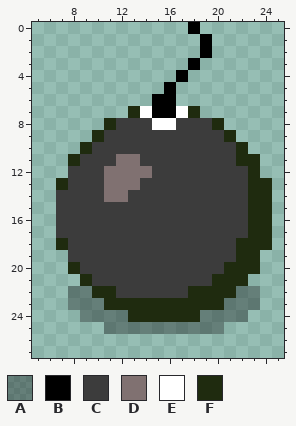
A pixel-art sprite gets an edit: gfx/tile_bomb.png. Above: the version before the commit.
The file is 32x32 pixels. Shown: x 5..25, y 0..27.
Palette (. is transparent): A #00000054  B #000000  C #3c3c3c  D #807171  E #ffffff  F #1f2b0f
Pixels before, first column x 7:
 0 ...........B......
 1 ............B.....
 2 ............B.....
 3 ...........B......
 4 ..........B.......
 5 .........B........
 6 ........BB........
 7 ......FEBBEF......
 8 ....FCCCEECCCF....
 9 ...FCCCCCCCCCCF...
10 ..FCCCCCCCCCCCCF..
11 .FCCCDDCCCCCCCCFF.
12 .CCCDDDDCCCCCCCCF.
13 FCCCDDDCCCCCCCCCFF
14 CCCCDDCCCCCCCCCCFF
15 CCCCCCCCCCCCCCCCFF
16 CCCCCCCCCCCCCCCCFF
17 CCCCCCCCCCCCCCCCFF
18 FCCCCCCCCCCCCCCFFF
19 .CCCCCCCCCCCCCCFF.
20 .FCCCCCCCCCCCCFFF.
21 ..FCCCCCCCCCCFFF..
22 .AAFFCCCCCCFFFFAA.
23 .AAAFFFFFFFFFFAAA.
24 ..AAAAFFFFFFAAAA..
25 ....AAAAAAAAAA....
And afterwards:
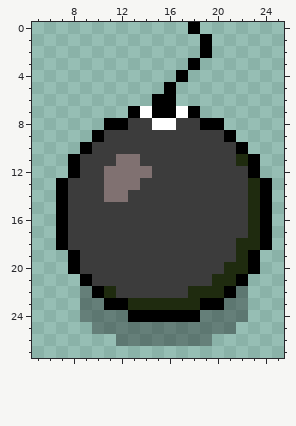
The edit:
y 7: x 13 F -> B; x 18 F -> B
y 8: x 11..12 FC -> BB; x 19..20 CF -> BB
y 9: x 10 F -> B; x 21 F -> B
y 10: x 9 F -> B; x 22 F -> B
y 11: x 8 F -> B; x 23 F -> B
y 12: x 8 C -> B; x 23 F -> B
y 13: x 7 F -> B; x 24 F -> B
y 14..17: x 7 C -> B; x 24 F -> B
y 18: x 7 F -> B; x 24 F -> B
y 19: x 8 C -> B; x 23 F -> B
y 20: x 8 F -> B; x 23 F -> B
y 21: x 9 F -> B; x 22 F -> B
y 22: x 8 A -> .; x 10 F -> B; x 21 F -> B; x 23 A -> .
y 23: x 8 A -> .; x 11..12 FF -> BB; x 19..20 FF -> BB; x 23 A -> .
y 24: x 13..18 FFFFFF -> BBBBBB
y 25: x 10 . -> A; x 21 . -> A
y 26: x 12..19 ........ -> AAAAAAAA
Changed places in both pictures, as pixel boxes (x1, y1, x2, y2):
changed: (56, 106, 272, 346)
